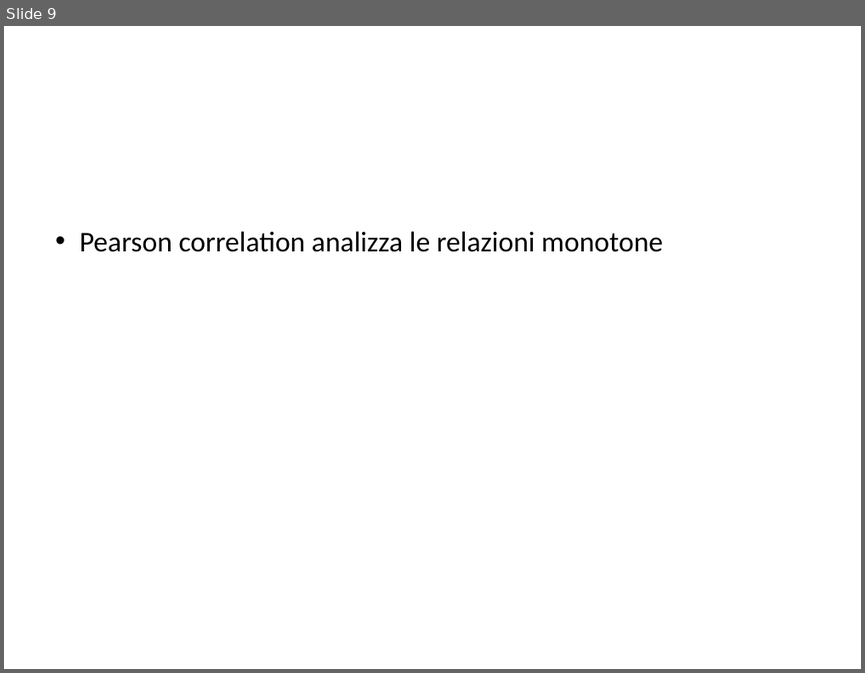
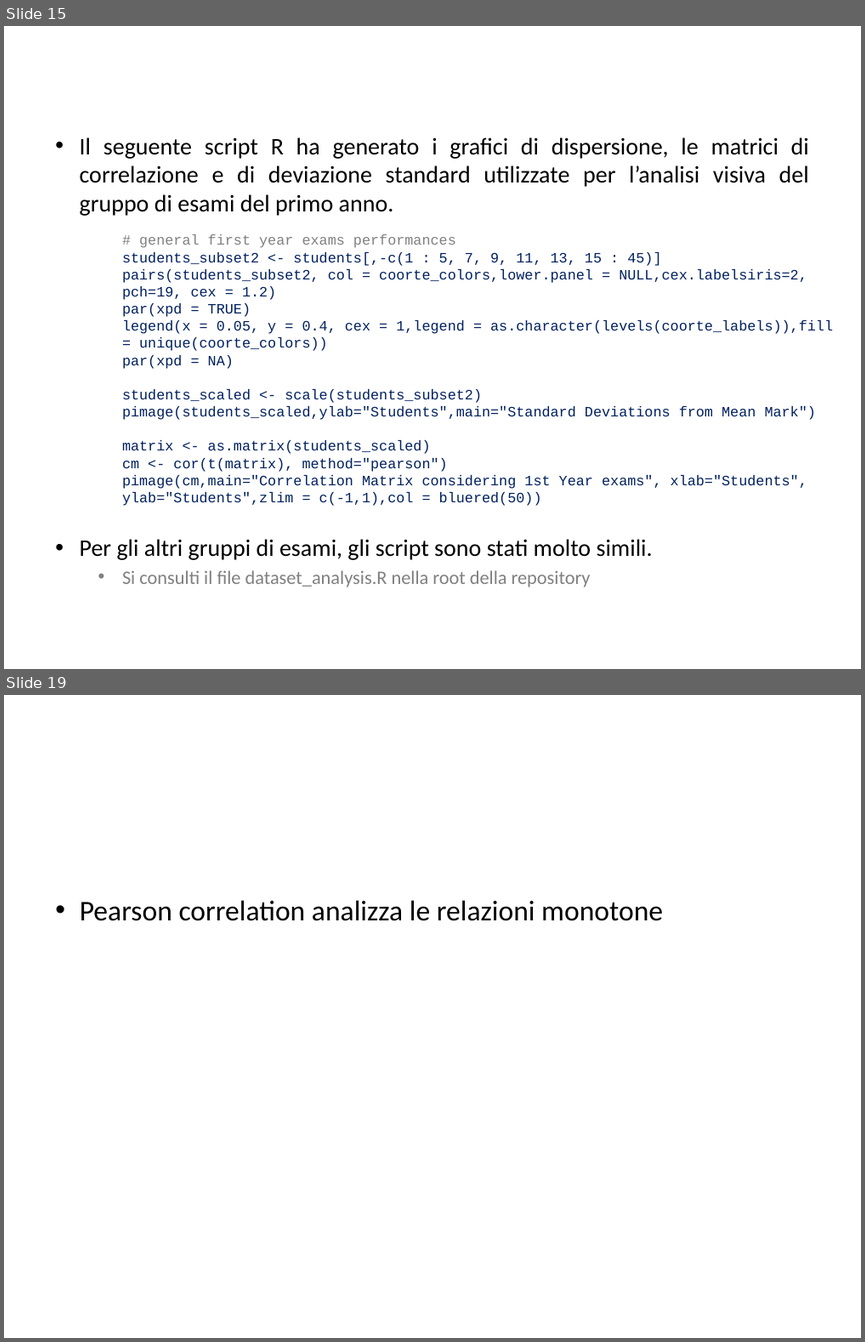
Before and after one commit to BlacknDecker/unifi, a slide deck: relazione.pptx. Shown one above the other, each under a label of ours: slide 9 before the commit, slides 15 and 19 after it; the slides between them are not shown. The pictures are 865x673 and 865x1342 pixels, drawn with LibreOffice and Linux fonts; fonts in the diff are those of the drawing; background and template pictures are left out. Boxes give left, top, right and bottom in pixels: in the first picture for what was removed or moved away, otherwise in the second. Text is boxed around its words. In the diff, an @@ line names an element or a change of style, - is before the commit and + after.

```diff
--- a/relazione.pptx
+++ b/relazione.pptx
@@ slide 15 added at (x1=4, y1=26, x2=861, y2=669), background #FFFFFF @@
@@ text added at (x1=80, y1=137, x2=809, y2=216), 20 pt, text #000000 @@
+• Il seguente script R ha generato i grafici di dispersione, le matrici di correlazione e di deviazione standard utilizzate per l’analisi visiva del gruppo di esami del primo anno.
@@ text added at (x1=122, y1=234, x2=833, y2=505), 12 pt, text #002060 @@
+# general first year exams performances
+students_subset2 <- students[,-c(1 : 5, 7, 9, 11, 13, 15 : 45)]
+pairs(students_subset2, col = coorte_colors,lower.panel = NULL,cex.labelsiris=2, pch=19, cex = 1.2)
+par(xpd = TRUE)
+legend(x = 0.05, y = 0.4, cex = 1,legend = as.character(levels(coorte_labels)),fill = unique(coorte_colors))
+par(xpd = NA)
+students_scaled <- scale(students_subset2)
+pimage(students_scaled,ylab="Students",main="Standard Deviations from Mean Mark")
+matrix <- as.matrix(students_scaled)
+cm <- cor(t(matrix), method="pearson")
+pimage(cm,main="Correlation Matrix considering 1st Year exams", xlab="Students", ylab="Students",zlim = c(-1,1),col = bluered(50))
@@ text added at (x1=80, y1=539, x2=653, y2=587), 16 pt, text #808080 @@
+• Per gli altri gruppi di esami, gli script sono stati molto simili.
+  • Si consulti il file dataset_analysis.R nella root della repository
@@ text added at (x1=188, y1=539, x2=342, y2=560), 24 pt, text #FFFFFF, bold @@
+DATA UNDERSTANDING: GRUPPI DI ESAMI
@@ what was slide 9 is now slide 19 @@
```
Also in this commit, not shown: 2 slides changed, 9 other slides added.
